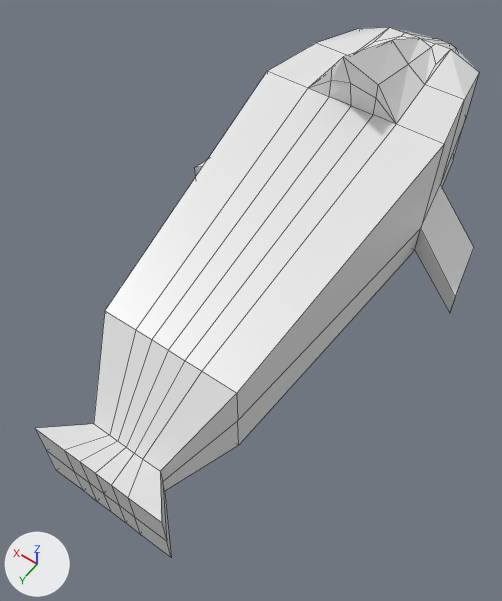
An edit to the Blender file assets/3d/dolphin/dolphin.blend, drawn before and after from the same camera.
Camera for both pictures: a 50 mm camera at (-3.45, 8.13, 6.75) aimed at (-0.08, 3.41, -0.66). The lights are fixed; the arrows at lower left show +X, +Y and +Z. Mesh edges are drawn as thin lines.

Script lines for the objects in view, before the commit:
```python
me_cube = bpy.data.meshes.new('Cube')
me_cube.from_pydata(...)  # 94 vertices, 92 faces; spans x 0.0..2.28, y -2.05..6.41, z -2.05..1.94
me_cube.materials.append(mat_material)  # white #e7e7e7
ob_cube = bpy.data.objects.new('Cube', me_cube)
ob_cube.location = (0.0, 0.0, 0.0)
_m = ob_cube.modifiers.new('Mirror', 'MIRROR')
```
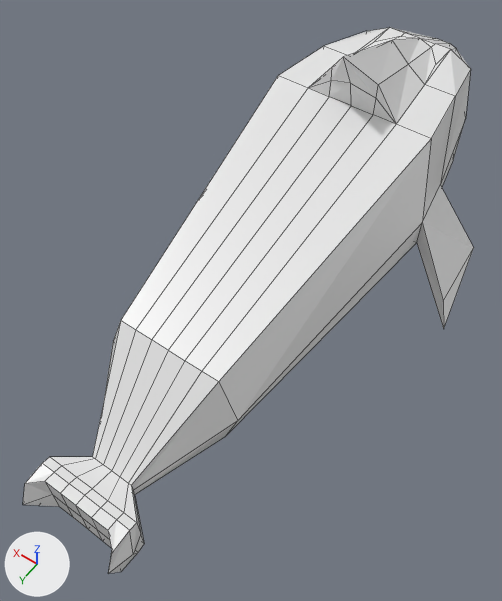
Commit message: Finished dolphin Model

Pixel boxes (x1, y1, x2, y2) of what changed, in the pictures (502 x 601 px):
'Cube', reshaped: before (35, 28, 479, 557); after (23, 28, 474, 573)

The change, as a diff of the scene's bpy script:
```diff
--- a/assets/3d/dolphin/dolphin.blend.py
+++ b/assets/3d/dolphin/dolphin.blend.py
@@ me_cube @@
 # used by ob_cube; location = (0.0, 0.0, 0.0)
-me_cube.from_pydata(...)  # 94 vertices, 92 faces; spans x 0.0..2.28, y -2.05..6.41, z -2.05..1.94
+me_cube.from_pydata(...)  # 114 vertices, 112 faces; spans x 0.0..2.28, y -2.05..7.09, z -1.82..1.94
+# me_cube part 1
+# 2 vertices are removed from x 0.25..0.5, y 6.41, z -1.46
+# 6 faces are deleted
+# 3 vertices in x 0.0..0.27, y 5.91, z -1.6 move by (0.0, 0.29, 0.15)
+# 3 vertices in x 0.0..0.27, y 5.91, z -1.01 move by (0.0, 0.29, -0.15)
+# 3 vertices in x 0.0..0.5, y 6.41, z -2.05 move by (0.0, 0.11, 0.27)
+# 3 vertices in x 0.0..0.5, y 6.41, z -0.86 move by (0.0, 0.11, -0.22)
+# 17 vertices move from x 0.0..2.28, y -1.0..6.41, z -2.05..1.0 to x 0.0..2.28, y -1.0..6.52, z -1.78..1.0
+# 22 vertices are added at x 0.0..0.79, y 6.64..7.09, z -1.82..-1.04
+# 26 new faces join them
 me_cube.materials.append(mat_material)
```
